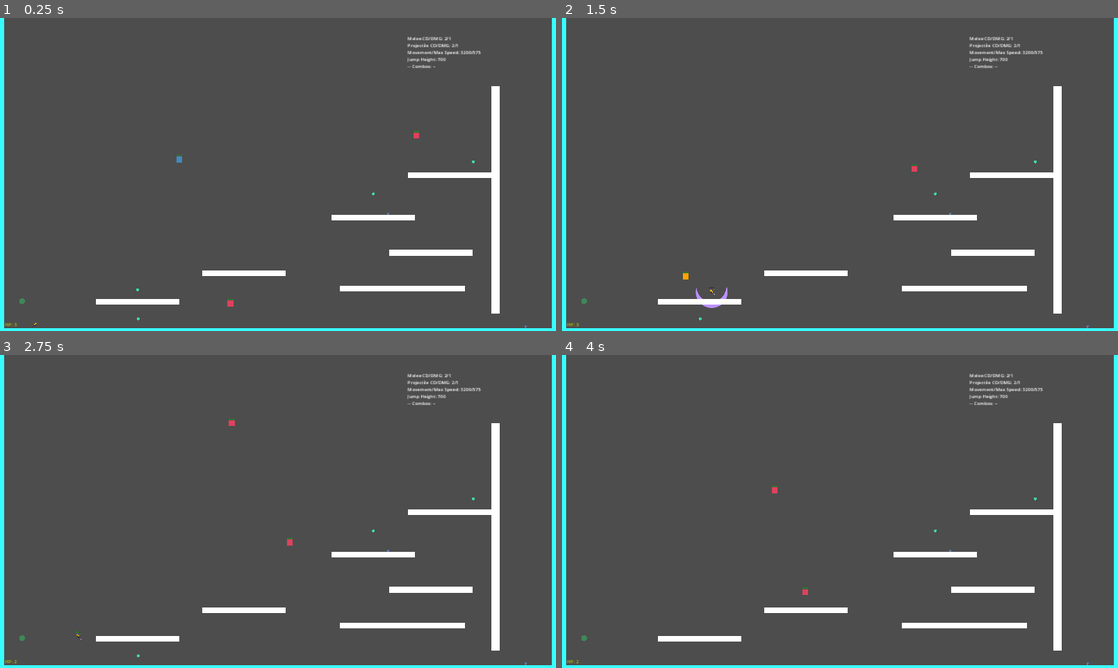
Above: before the commit, frames 1-4 (two rows, left to right).
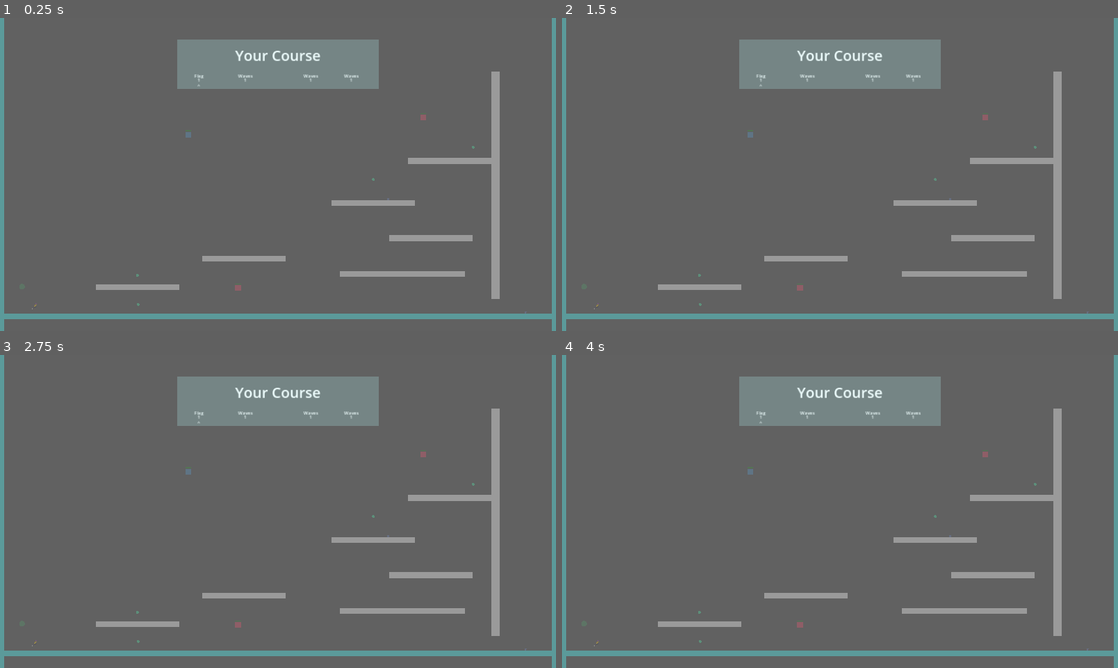
Above: after the commit, the same moments.

Repository: francoislg/broken-roguelike
Game: Godot game, scene res://Scene.tscn
Two runs of this game, one before a commit and one after it. Both use one fixed random seed, a clock stepped at 60 frames per second and the inputs below.
Inputs:
- Up to frame 1 (0.25 s): no input
- Up to frame 2 (1.5 s): tap Enter at 0.5 s; hold Right (RIGHT) from 0.53 s (still down); tap Down (FALL) at 0.6, 1.35 s; tap Up (JUMP) at 0.77 s
- Up to frame 3 (2.75 s): tap Up (JUMP) at 1.52 s; release Right (RIGHT) at 2.03 s; hold A (LEFT) from 2.03 s (still down); tap Down (FALL) at 2.1 s
- Up to frame 4 (4 s): tap Space at 2.75 s; release A (LEFT) at 2.78 s; hold Right (RIGHT) from 2.78 s (still down); tap Down (FALL) at 2.85, 3.6 s; tap Up (JUMP) at 3.02, 3.77 s; tap Enter at 3.5 s

The runs differ from the first frame. In frame 1, 15% of the frame differs, in the area x 0-100%, y 0-100%; in frame 2, 15%; in frame 3, 15%; in frame 4, 15%.
Error in both runs: Invalid access of index '2' on a base object of type: 'PackedStringArray'. (res://GlobalState.gd:150)

Commit message:
Move camera a bit, make window smaller

Diff:
--- a/BindCameraToStageBounds.gd
+++ b/BindCameraToStageBounds.gd
@@ -4,6 +4,6 @@
 
 func _ready():
 	StagesManager.connect("new_stage", func(stage):
-		limit_bottom = stage.Bounds.Bottom
+		limit_bottom = stage.Bounds.Bottom + 50
 		limit_right = stage.Bounds.Right
 	)
--- a/Enemies/BaseEnemy.gd
+++ b/Enemies/BaseEnemy.gd
@@ -84,6 +84,7 @@
 
 func respawn():
 	position = respawner.position if respawner != null else initialPosition
+	velocity = Vector2.ZERO
 	hp = initialHp
 	update_progress_bar()
 	visible = true
--- a/PlayerMovement.gd
+++ b/PlayerMovement.gd
@@ -132,8 +132,7 @@
 	_on_timer_movement_stopped()
 	_on_timer_attackcooldown_stopped()
 	update_attackcooldown_bar()
-	velocity.x = 0
-	velocity.y = 0
+	velocity = Vector2.ZERO
 	visible = true
 
 func stopMovementFor(time: float):
--- a/Scene.tscn
+++ b/Scene.tscn
@@ -193,7 +193,6 @@
 unique_name_in_owner = true
 process_mode = 3
 script = ExtResource("5_kj1ve")
-disable_countdown = true
 
 [connection signal="player_hit" from="Character" to="UI Stuff/StageUI/Hp Label" method="_on_character_player_hit"]
 [connection signal="pressed" from="UI Stuff/StageUI/PauseMenu/Reset Stage" to="UI Stuff/StageUI/PauseMenu/Reset Stage" method="_on_pressed"]
--- a/project.godot
+++ b/project.godot
@@ -25,6 +25,8 @@
 
 window/size/viewport_width=1920
 window/size/viewport_height=1080
+window/size/window_width_override=1280
+window/size/window_height_override=720
 window/stretch/mode="canvas_items"
 window/stretch/aspect="keep_height"
 
